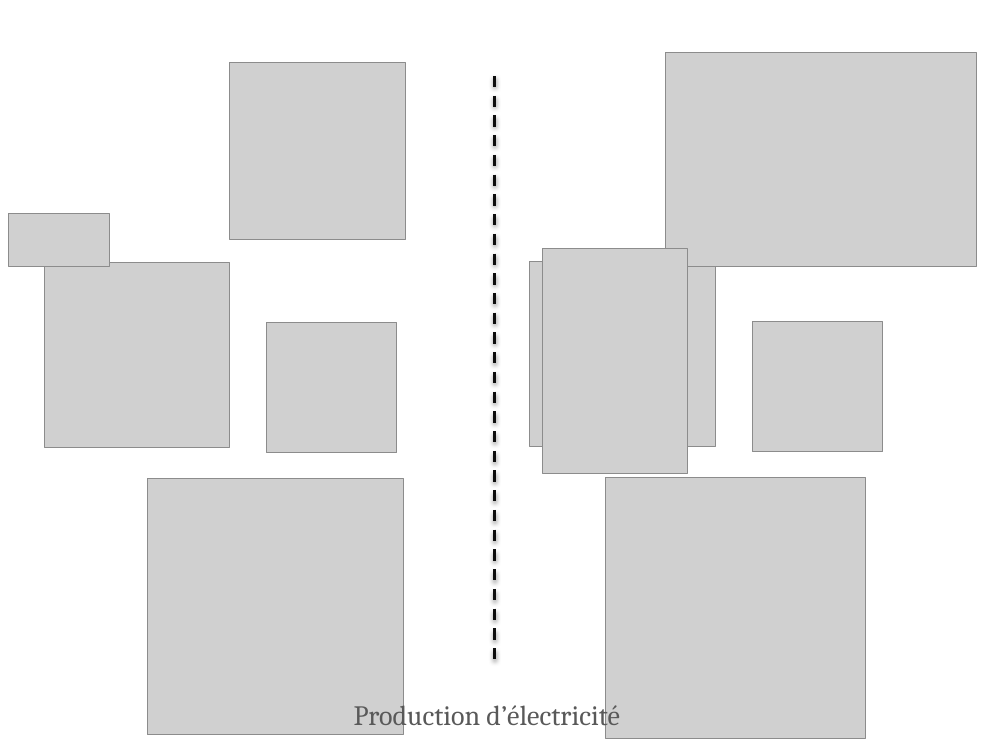
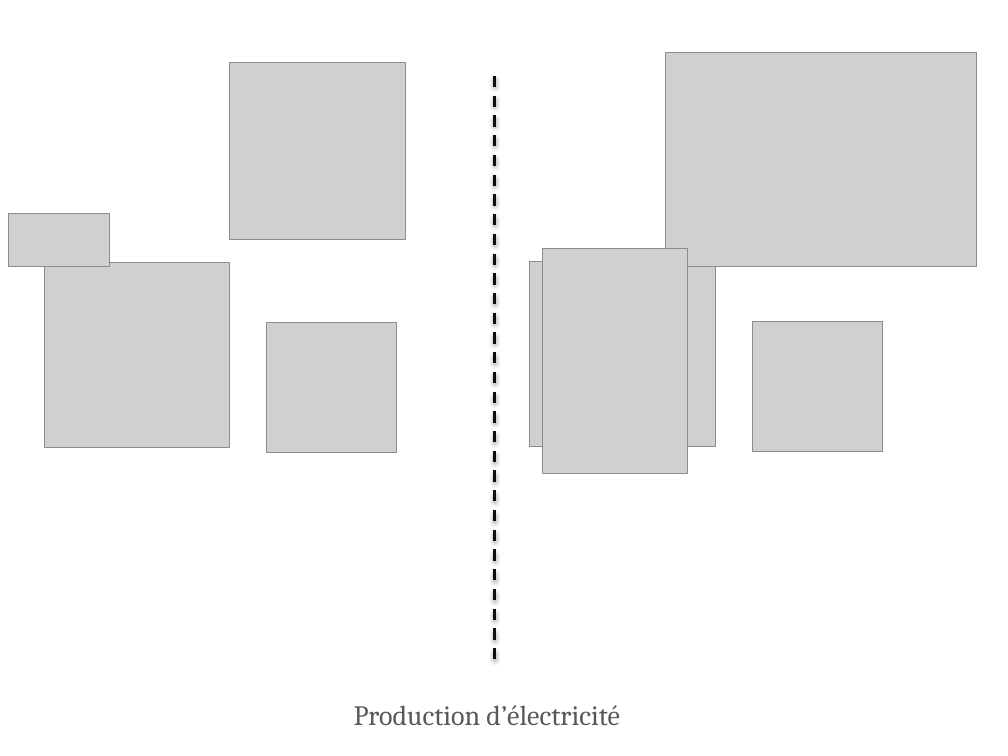
Before and after one commit to rachida-sghr/these, a slide deck: slide 17 of soutenance/images/sg6bis.pptx. Drawn at 1008x756 pixels with LibreOffice and Linux fonts; fonts in the diff are those of the drawing; grey boxes stand for pictures. Boxes give left, top, right and bottom in pixels: in the first picture for what was removed or moved away, otherwise in the second. Text is boxed around its words. In the diff, an @@ line names an element or a change of style, - is before the commit and + after.

```diff
--- a/soutenance/images/sg6bis.pptx
+++ b/soutenance/images/sg6bis.pptx
@@ picture removed at box(147, 479, 403, 735) @@
@@ picture removed at box(606, 478, 867, 739) @@
```
Also in this commit, not shown: 1 other slide changed, 10 other files.
